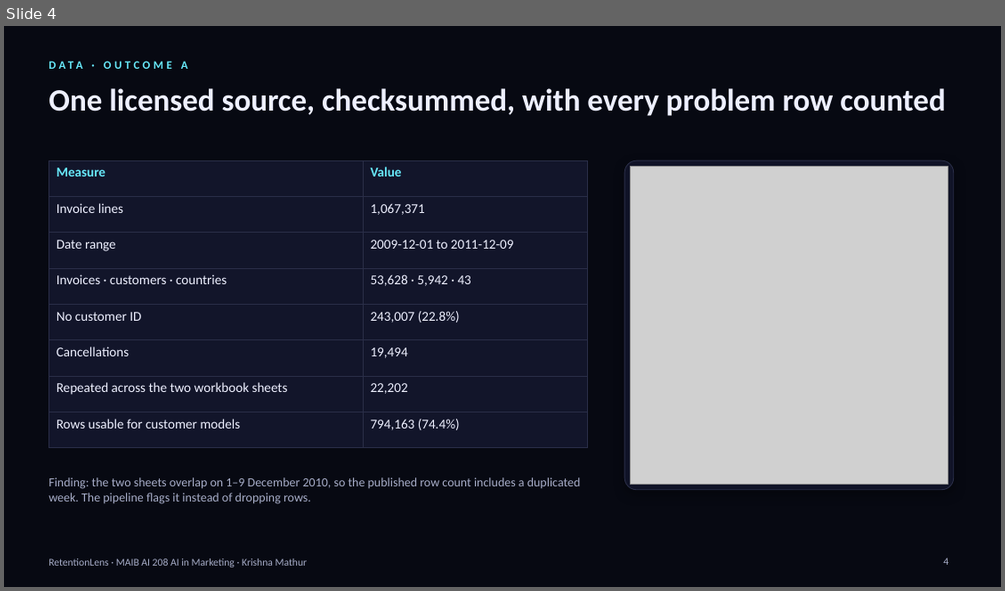
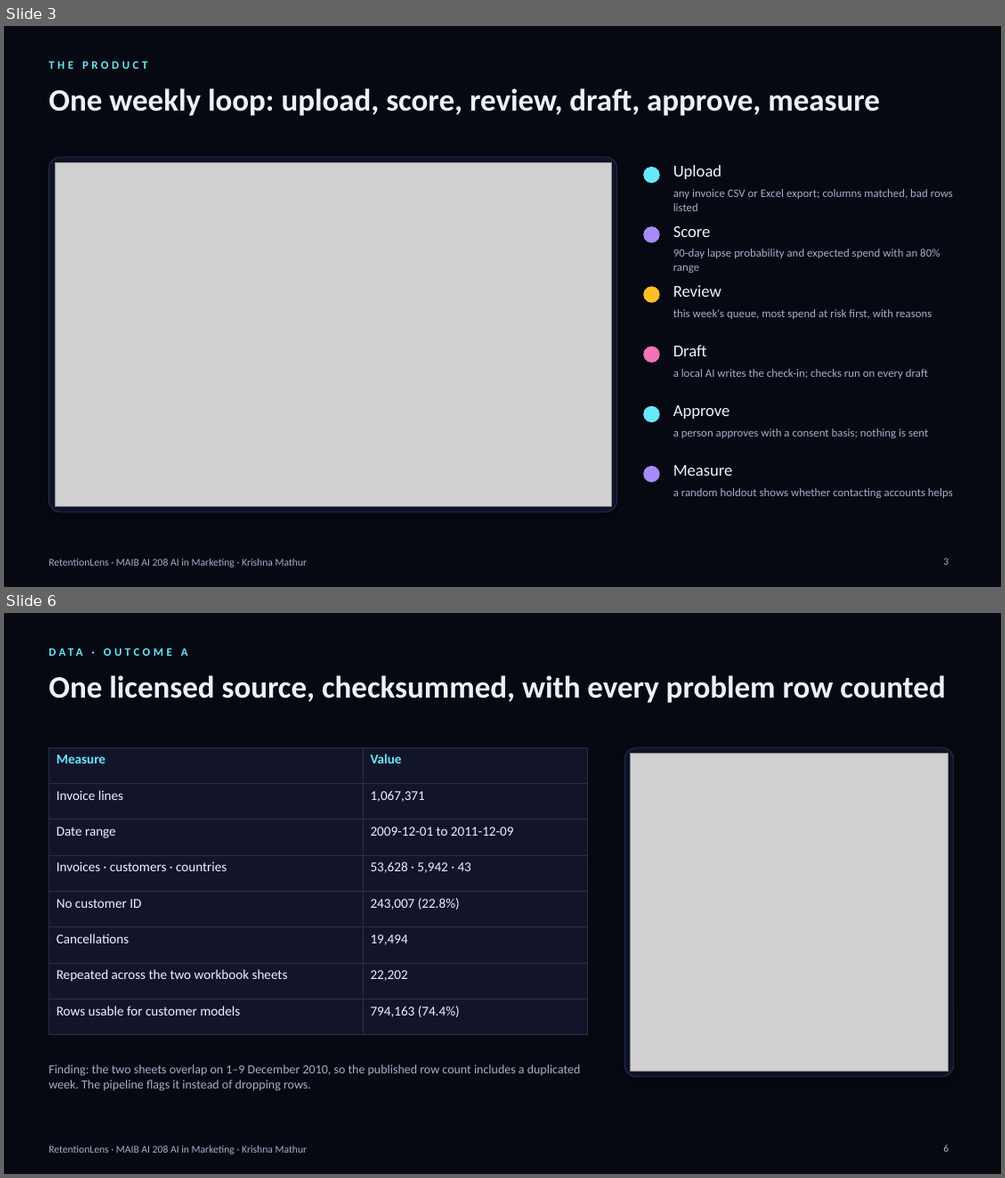
Before and after one commit to krish2105/Retention-Lens-AI-in-Marketing-, a slide deck: submissions/RetentionLens_Presentation.pptx. Shown one above the other, each under a label of ours: slide 4 before the commit, slides 3 and 6 after it; the slides between them are not shown. The pictures are 1005x591 and 1005x1178 pixels, drawn with LibreOffice and Linux fonts; fonts in the diff are those of the drawing; grey boxes stand for pictures. Boxes give left, top, right and bottom in pixels: in the first picture for what was removed or moved away, otherwise in the second. Text is boxed around its words. In the diff, an @@ line names an element or a change of style, - is before the commit and + after.

Commit message:
docs(submission): refresh screenshots, 18-slide deck and 17-page report with R2–R5b, SaaS foundations and what is still missing

```diff
--- a/submissions/RetentionLens_Presentation.pptx
+++ b/submissions/RetentionLens_Presentation.pptx
@@ slide 3 added at box(4, 26, 1001, 587), background #070912; not listed: 1 template element that a slide beside it also shows @@
@@ text added at box(48, 61, 147, 69), 11 pt, text #67E8F9, bold @@
+THE PRODUCT
@@ text added at box(48, 88, 880, 116), 30 pt, text #EEF0FF, bold @@
+One weekly loop: upload, score, review, draft, approve, measure
@@ rounded rectangle added at box(48, 157, 617, 512), fill #12152A at 92% opacity, outline #2A2E48 0.75 pt @@
@@ picture added at box(55, 163, 611, 506) @@
@@ ellipse added at box(643, 167, 660, 183), fill #67E8F9 @@
@@ text added at box(673, 165, 721, 179), 16 pt, text #EEF0FF @@
+Upload
@@ text added at box(673, 189, 953, 211), 11 pt, text #A7ADC8 @@
+any invoice CSV or Excel export; columns matched, bad rows listed
@@ ellipse added at box(643, 226, 660, 243), fill #A78BFA @@
@@ text added at box(673, 226, 711, 237), 16 pt, text #EEF0FF @@
+Score
@@ text added at box(673, 248, 939, 273), 11 pt, text #A7ADC8 @@
+90-day lapse probability and expected spend with an 80% range
@@ ellipse added at box(643, 286, 660, 303), fill #FBBF24 @@
@@ text added at box(673, 285, 721, 297), 16 pt, text #EEF0FF @@
+Review
@@ text added at box(673, 309, 931, 319), 11 pt, text #A7ADC8 @@
+this week's queue, most spend at risk first, with reasons
@@ text added at box(673, 345, 707, 356), 16 pt, text #EEF0FF @@
+Draft
@@ ellipse added at box(643, 346, 660, 362), fill #F472B6 @@
@@ text added at box(673, 369, 928, 378), 11 pt, text #A7ADC8 @@
+a local AI writes the check-in; checks run on every draft
@@ ellipse added at box(643, 406, 660, 422), fill #67E8F9 @@
@@ text added at box(673, 405, 730, 418), 16 pt, text #EEF0FF @@
+Approve
@@ text added at box(673, 428, 928, 438), 11 pt, text #A7ADC8 @@
+a person approves with a consent basis; nothing is sent
@@ ellipse added at box(643, 466, 660, 483), fill #A78BFA @@
@@ text added at box(673, 465, 733, 475), 16 pt, text #EEF0FF @@
+Measure
@@ text added at box(673, 488, 953, 498), 11 pt, text #A7ADC8 @@
+a random holdout shows whether contacting accounts helps
@@ page number added at box(943, 557, 948, 564), 10 pt, text #A7ADC8 @@
+3
@@ what was slide 4 is now slide 6 @@
@@ page number at box(943, 1144, 948, 1151): text changed @@
-4
+6
```
Also in this commit, not shown: 7 slides changed, 5 other slides added, 2 slides removed, 35 other files.
